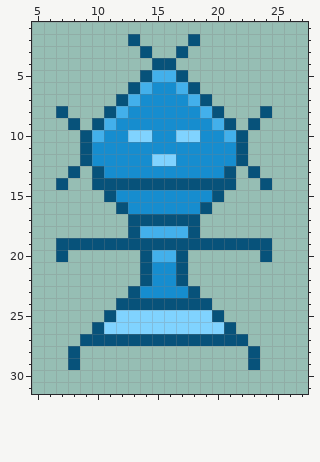
Pixel-art file, stored at Aseprite/animations/abillities/icons/migawari/tjasolmai_2.aseprite. That is the earlier state.
32x32 pixels, 1 frame. Shown: x 5..27, y 1..31.
Once edited:
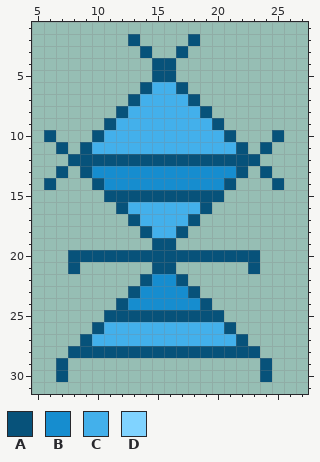
Palette (. is transparent): A #07527a  B #168dcf  C #43b0eb  D #80d3ff
Diff:
Changed rows in their new state; - is an unchanged pixel.
first column x 6:
 5 --------.AA.--------
 6 -------.ACCA.-------
 7 ------.ACCCCA.------
 8 -.---.ACCCCCCA.---.-
 9 --.-.ACCCCCCCCA.-.--
10 A--.ACCCCCCCCCCA.--A
11 -A--CCCCCCCCCCCC--A-
12 --A-AAAAAAAAAAAA-A--
13 -A.AB----------BA.A-
14 A.---BBBBBBBBBB---.A
15 ------AAAAAAAA------
16 -------CCCCCC-------
17 --------CCCC--------
18 -------.A--A.-------
19 -........--........-
20 -.AAAAAA-AA-AAAAAA.-
21 --A-----.AA.-----A--
24 -------BBBBBB-------
25 ------AAAAAAAA------
26 -----CCCCCCCCCC-----
27 ----CCCCCCCCCCCC----
28 ---AAAAAAAAAAAAAA---
29 -A.--------------.A-
30 -A----------------A-
Changed places in both pictures, as pixel boxes (x1, y1, x2, y2):
changed: (44, 70, 284, 382)
